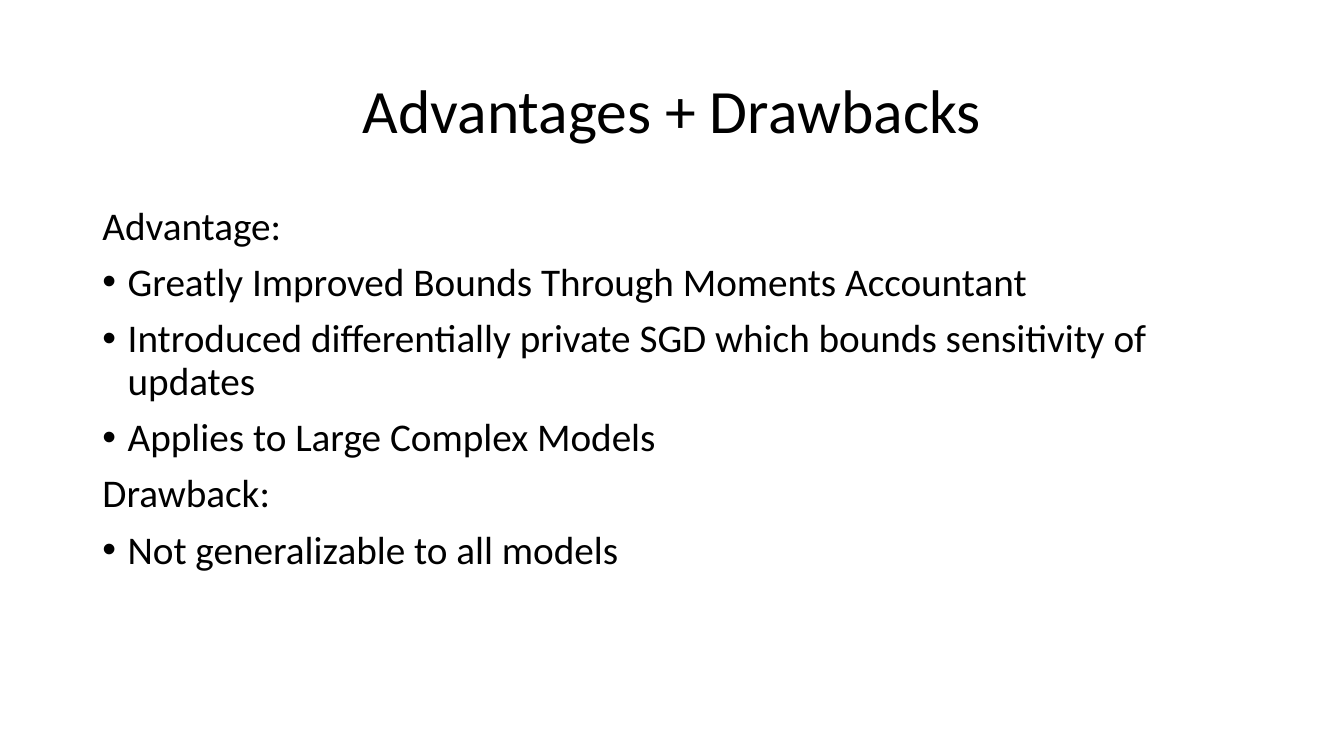
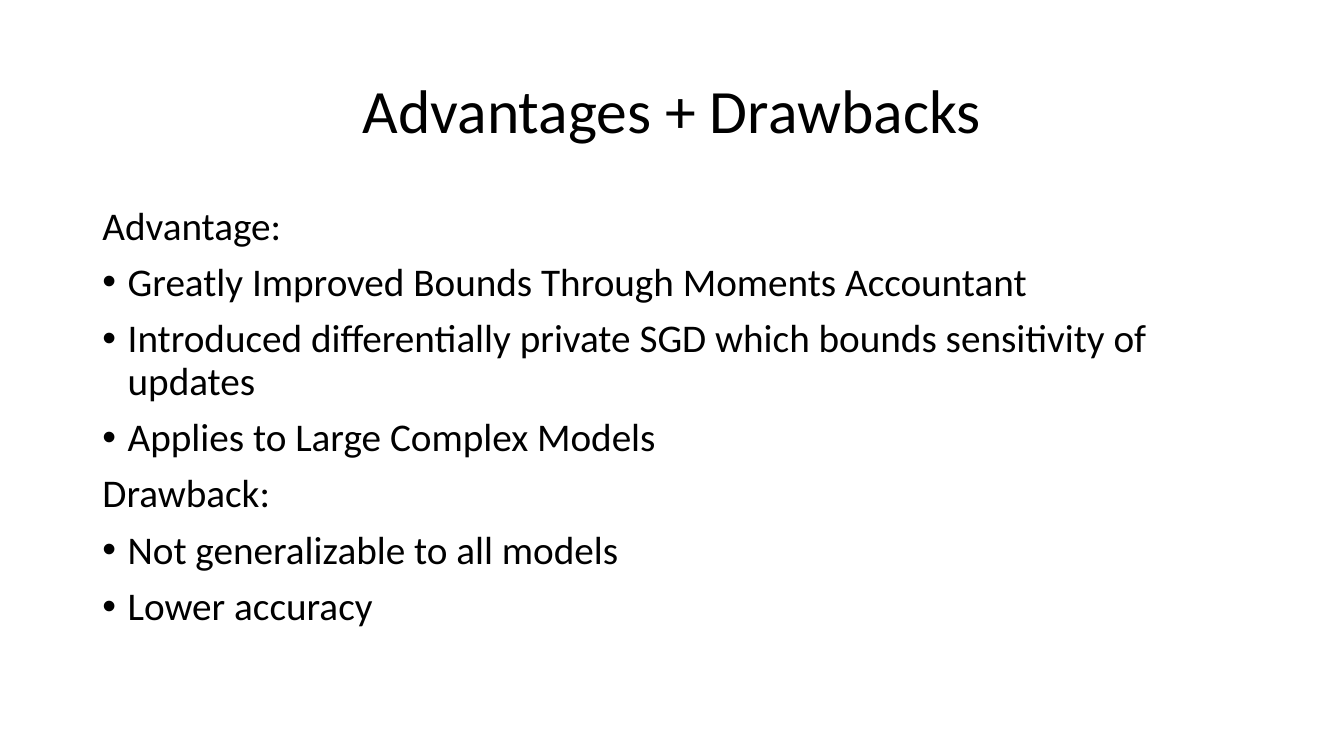
Before and after one commit to aisecure/aisecure.github.io, a slide deck: slide 15 of TEACHING/files/2019/1107/hari_aml.pptx (slide 13 before the commit). Drawn at 1344x756 pixels with LibreOffice and Linux fonts; fonts in the diff are those of the drawing. Boxes give left, top, right and bottom in pixels: in the first picture for what was removed or moved away, otherwise in the second. Text is boxed around its words. In the diff, an @@ line names an element or a change of style, - is before the commit and + after.

```diff
--- a/TEACHING/files/2019/1107/hari_aml.pptx
+++ b/TEACHING/files/2019/1107/hari_aml.pptx
@@ text at (128, 595, 372, 627): paragraph added @@
+• Lower accuracy
```
Also in this commit, not shown: 10 other slides changed, 5 slides added, 2 slides removed.
